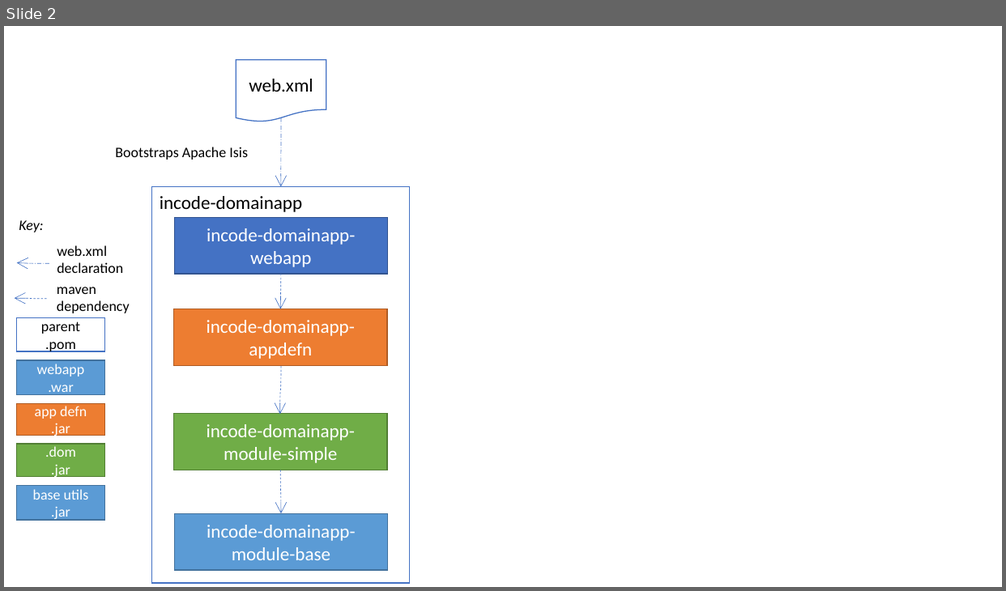
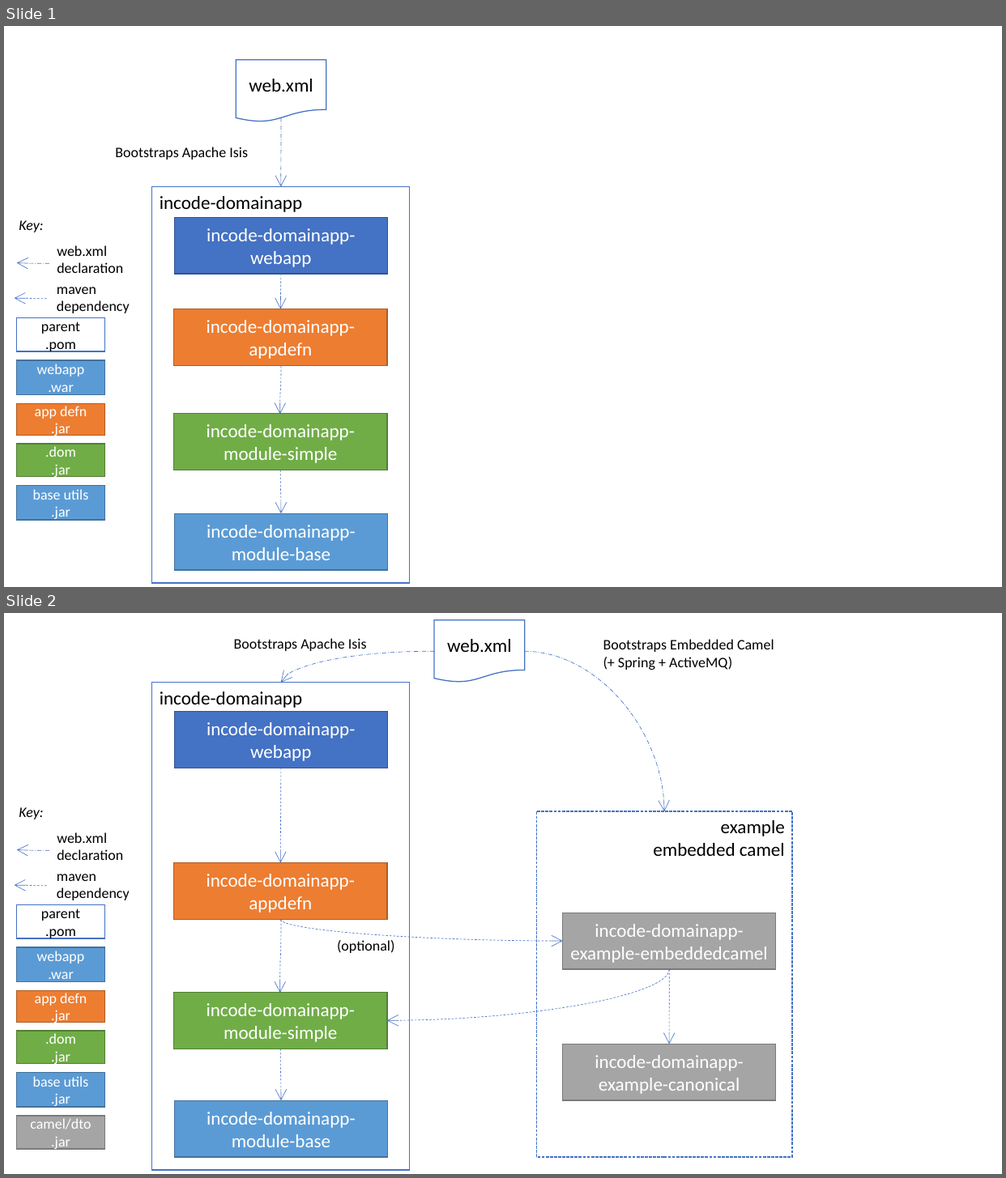
Before and after one commit to incodehq/incode-platform, a slide deck: adocs/documentation/src/main/asciidoc/quickstart/_images/module-dependencies.pptx. Shown one above the other, each under a label of ours: slide 2 before the commit, slides 1 and 2 after it. The pictures are 1006x591 and 1006x1178 pixels, drawn with LibreOffice and Linux fonts; fonts in the diff are those of the drawing. Boxes give left, top, right and bottom in pixels: in the first picture for what was removed or moved away, otherwise in the second. Text is boxed around its words. In the diff, an @@ line names an element or a change of style, - is before the commit and + after.

```diff
--- a/adocs/documentation/src/main/asciidoc/quickstart/_images/module-dependencies.pptx
+++ b/adocs/documentation/src/main/asciidoc/quickstart/_images/module-dependencies.pptx
@@ slide 2 added at [4,613,1002,1174], background #FFFFFF @@
@@ flow chart document added at [434,620,525,683], fill #FFFFFF, outline #4472C4 1 pt, 18 pt, text #000000 @@
+web.xml
@@ text added at [234,638,367,651], 14 pt, text #000000 @@
+Bootstraps Apache Isis
@@ curved arrow added from (434, 651) to (281, 683), #4472C4 0.5 pt dashed @@
@@ curved arrow added from (525, 651) to (664, 811), #4472C4 0.5 pt dashed @@
@@ text added at [603,639,774,670], 14 pt, text #000000 @@
+Bootstraps Embedded Camel
+(+ Spring + ActiveMQ)
@@ rectangle added at [152,683,410,1171], fill #FFFFFF, outline #4472C4 1 pt, 18 pt, text #000000 @@
+incode-domainapp
@@ rectangle added at [175,712,388,769], fill #4472C4, outline #325491 1 pt, 18 pt, text #FFFFFF @@
+incode-domainapp-
+webapp
@@ curved arrow added from (281, 768) to (280, 863), #4472C4 0.5 pt dashed @@
@@ text added at [19,807,43,820], 14 pt, text #000000, italic @@
+Key:
@@ rectangle added at [536,811,792,1157], fill #FFFFFF, outline #4472C4 1 pt dashed, 18 pt, text #000000 @@
+example
+embedded camel
@@ curved arrow added from (49, 850) to (17, 850), #4472C4 0.5 pt dashed @@
@@ text added at [57,833,123,860], 14 pt, text #000000 @@
+web.xml
+declaration
@@ text added at [57,874,130,901], 14 pt, text #000000 @@
+maven
+dependency
@@ rectangle added at [174,863,387,920], fill #ED7D31, outline #AF5C24 1 pt, 18 pt, text #FFFFFF @@
+incode-domainapp-
+appdefn
@@ curved arrow added from (47, 886) to (15, 885), #4472C4 0.5 pt dashed @@
@@ rectangle added at [17,905,105,939], fill #FFFFFF, outline #4472C4 1 pt, 14 pt, text #000000 @@
+parent
+.pom
@@ curved arrow added from (281, 920) to (280, 994), #4472C4 0.5 pt dashed @@
@@ curved arrow added from (280, 919) to (562, 941), #4472C4 0.5 pt dashed @@
@@ rectangle added at [562,914,776,970], fill #A5A5A5, outline #7A7A7A 1 pt, 18 pt, text #FFFFFF @@
+incode-domainapp-
+example-embeddedcamel
@@ rectangle added at [17,948,105,982], fill #5B9BD5, outline #43739E 1 pt, 14 pt, text #FFFFFF @@
+webapp
+.war
@@ text added at [337,940,394,953], 14 pt, text #000000 @@
+(optional)
@@ curved arrow added from (670, 969) to (387, 1021), #4472C4 0.5 pt dashed @@
@@ curved arrow added from (670, 969) to (670, 1044), #4472C4 0.5 pt dashed @@
@@ rectangle added at [17,991,105,1023], fill #ED7D31, outline #AF5C24 1 pt, 14 pt, text #FFFFFF @@
+app defn
+.jar
@@ rectangle added at [174,993,387,1050], fill #70AD47, outline #538035 1 pt, 18 pt, text #FFFFFF @@
+incode-domainapp-
+module-simple
@@ rectangle added at [17,1032,105,1064], fill #70AD47, outline #538035 1 pt, 14 pt, text #FFFFFF @@
+.dom
+.jar
@@ curved arrow added from (280, 1049) to (281, 1101), #4472C4 0.5 pt dashed @@
@@ rectangle added at [562,1044,776,1101], fill #A5A5A5, outline #7A7A7A 1 pt, 18 pt, text #FFFFFF @@
+incode-domainapp-
+example-canonical
@@ rectangle added at [17,1072,105,1107], fill #5B9BD5, outline #43739E 1 pt, 14 pt, text #FFFFFF @@
+base utils
+.jar
@@ rectangle added at [17,1116,105,1149], fill #A5A5A5, outline #7A7A7A 1 pt, 14 pt, text #FFFFFF @@
+camel/dto
+.jar
@@ rectangle added at [175,1101,388,1158], fill #5B9BD5, outline #43739E 1 pt, 18 pt, text #FFFFFF @@
+incode-domainapp-
+module-base
@@ what was slide 2 is now slide 1 @@
```
Also in this commit, not shown: 12 other files.
